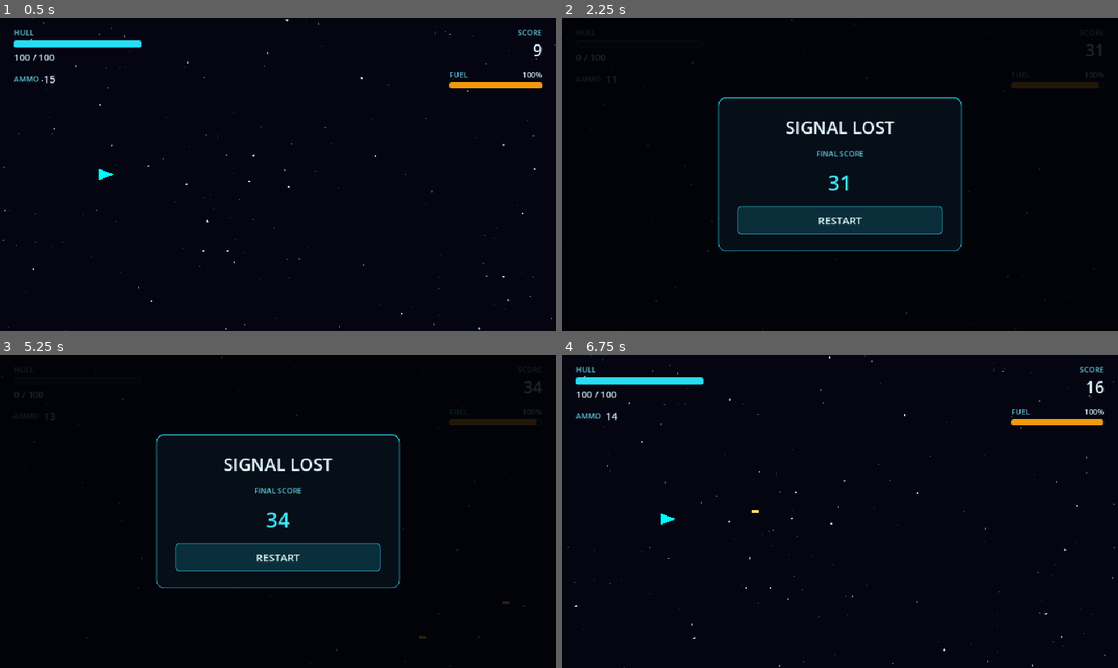
Above: before the commit, frames 1-4 (two rows, left to right).
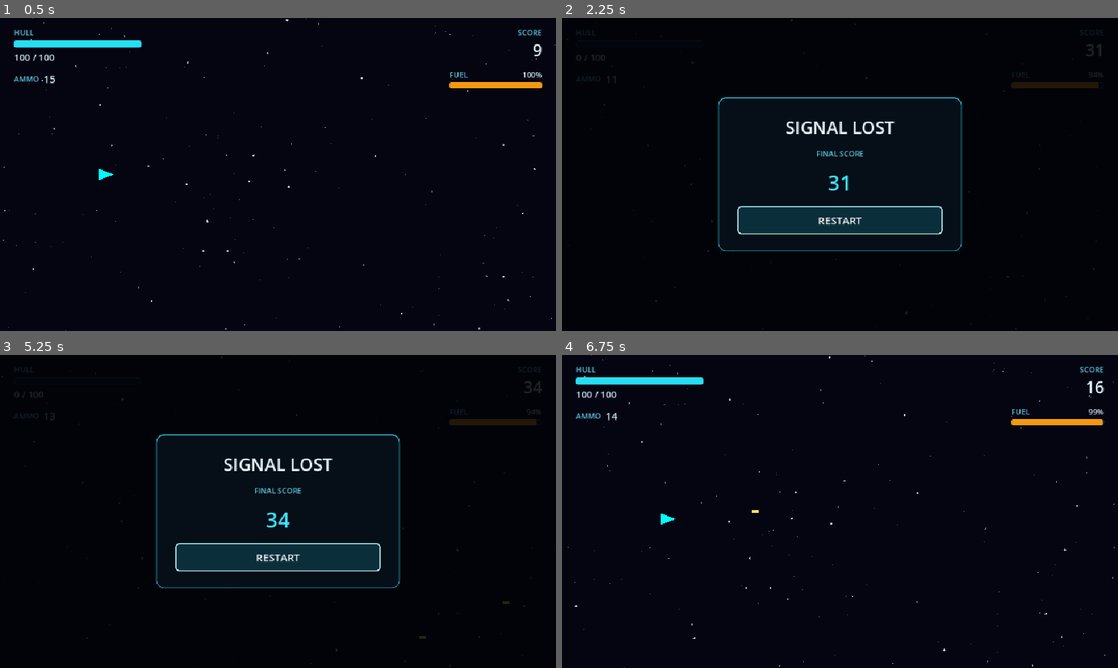
Above: after the commit, the same moments.

Repository: EzaanSaeed/OrbitBreaker
Game: Godot game, scene res://scenes/main.tscn
Two runs of this game, one before a commit and one after it. Both use one fixed random seed, a clock stepped at 60 frames per second and the inputs below.
Inputs (mouse positions are in pixels of both pictures, inside the frame that each line leads up to):
- Up to frame 1 (0.5 s): no input
- Up to frame 2 (2.25 s): move the mouse to (962, 158) at 0.52 s; hold Space (shoot) 0.53-1.28 s; hold S (thrust_down) from 0.53 s (still down); click (962, 158) at 0.67 s; move the mouse to (728, 190) at 1.27 s; tap I at 1.35 s; move the mouse to (895, 105) at 2.02 s; hold Space (shoot) from 2.03 s (still down)
- Up to frame 3 (5.25 s): release S (thrust_down) at 2.75 s; release Space (shoot) at 2.75 s; click "RESTART" at 2.75 s; move the mouse to (250, 574) at 3.52 s; hold S (thrust_down) from 3.53 s (still down); tap I at 3.6, 5.1 s; click (250, 574) at 3.67 s; move the mouse to (444, 558) at 4.27 s; hold Space (shoot) 4.28-5.03 s; move the mouse to (111, 464) at 5.02 s
- Up to frame 4 (6.75 s): release S (thrust_down) at 5.75 s; click "RESTART" at 5.75 s; move the mouse to (867, 511) at 6.52 s; hold S (thrust_down) from 6.53 s (still down); hold Space (shoot) from 6.53 s (still down); click (867, 511) at 6.67 s

Frame 1 is identical in both runs. In frame 2, 0.3% of the frame differs, in the area x 31-96%, y 17-70%; in frame 3, 0.3%; in frame 4, less than 0.1%.
Error before the commit: Invalid assignment of property or key 'text' with value of type 'String' on a base object of type 'null instance'. (res://scripts/hud.gd:149)

Commit message:
fix(hud): fuel label path and keyboard restart after lockout
- _fuel_value pointed at Fuel/FuelValue but the label lives in
  Fuel/FuelRow/FuelValue, so every update_fuel() call errored
- Restart button was never focused, so Enter/Space stopped working after
  the 0.5 s lockout; focus it when the lockout ends (held-Space key repeat
  during the lockout still cannot restart)

Fixes on top of Developer C's HUD redesign (b239c0f).

Co-Authored-By: Claude Opus 5.5 <noreply@anthropic.com>

Diff:
--- a/scripts/hud.gd
+++ b/scripts/hud.gd
@@ -17,7 +17,7 @@
 @onready var _score_value: Label       = $Layout/TopMargin/TopRows/Row1/Score/ScoreValue
 @onready var _ammo_value: Label        = $Layout/TopMargin/TopRows/Row2/Ammo/AmmoValue
 @onready var _fuel_bar: ProgressBar    = $Layout/TopMargin/TopRows/Row2/Fuel/FuelBar
-@onready var _fuel_value: Label        = $Layout/TopMargin/TopRows/Row2/Fuel/FuelValue
+@onready var _fuel_value: Label        = $Layout/TopMargin/TopRows/Row2/Fuel/FuelRow/FuelValue
 
 # ── Game-over references ─────────────────────────────────────────────────────
 @onready var _game_over: Control = $Layout/GameOverPanel
@@ -97,6 +97,8 @@
 	_restart_lockout = maxf(0.0, _restart_lockout - delta)
 	if _restart_lockout == 0.0:
 		_restart.disabled = false
+		# Focus it so Enter/Space restart from the keyboard once the lockout ends.
+		_restart.grab_focus()
 		set_process(false)
 
 
